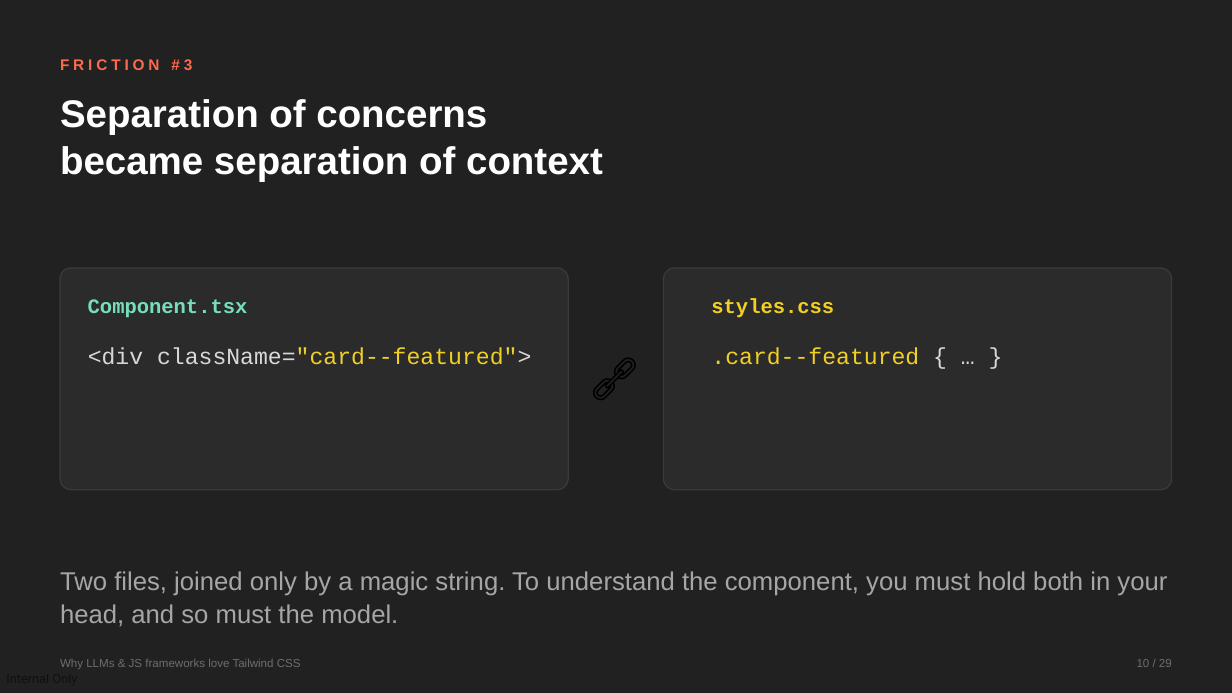
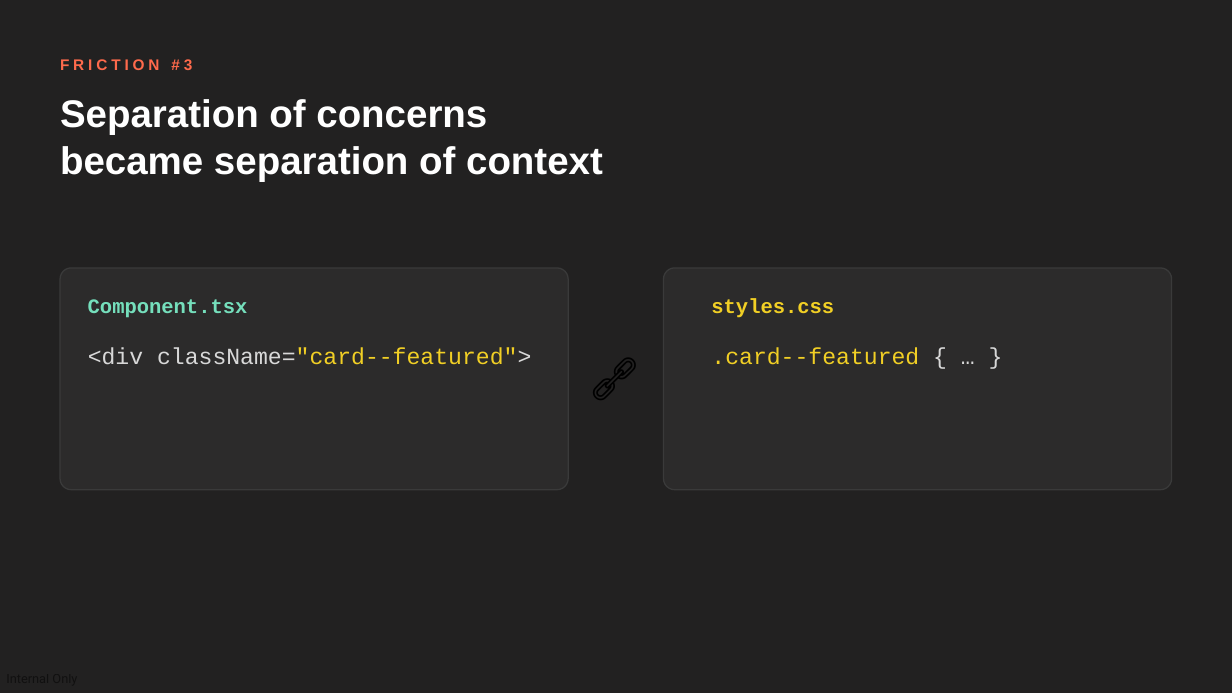
Before and after one commit to devlinduldulao/llm-loves-tailwind-and-js, a slide deck: slide 10 of why-llms-love-tailwind-conf.pptx. Drawn at 1232x693 pixels with LibreOffice and Linux fonts; fonts in the diff are those of the drawing. Boxes give left, top, right and bottom in pixels: in the first picture for what was removed or moved away, otherwise in the second. Text is boxed around its words. In the diff, an @@ line names an element or a change of style, - is before the commit and + after.

```diff
--- a/why-llms-love-tailwind-conf.pptx
+++ b/why-llms-love-tailwind-conf.pptx
@@ text removed at [60, 571, 1167, 626] @@
-Two files, joined only by a magic string. To understand the component, you must hold both in your head, and so must the model.
@@ text removed at [60, 659, 301, 669] @@
-Why LLMs & JS frameworks love Tailwind CSS
@@ text removed at [1137, 659, 1172, 667] @@
-10 / 29
```
Also in this commit, not shown: 26 other slides changed.
